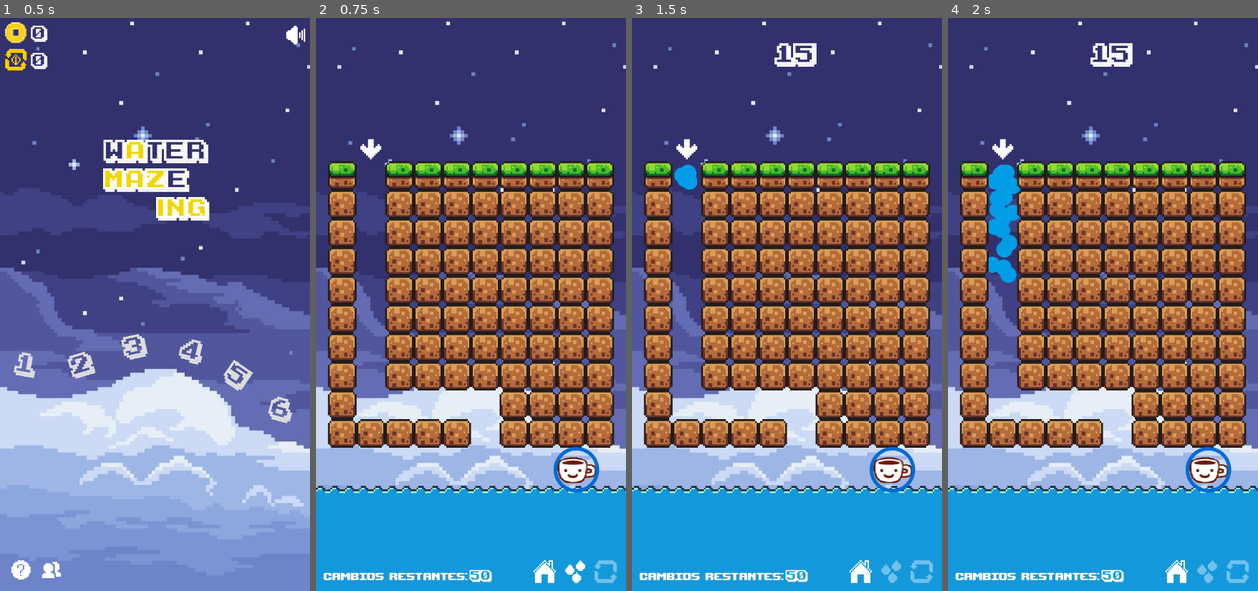
Above: before the commit, frames 1-4 (left to right).
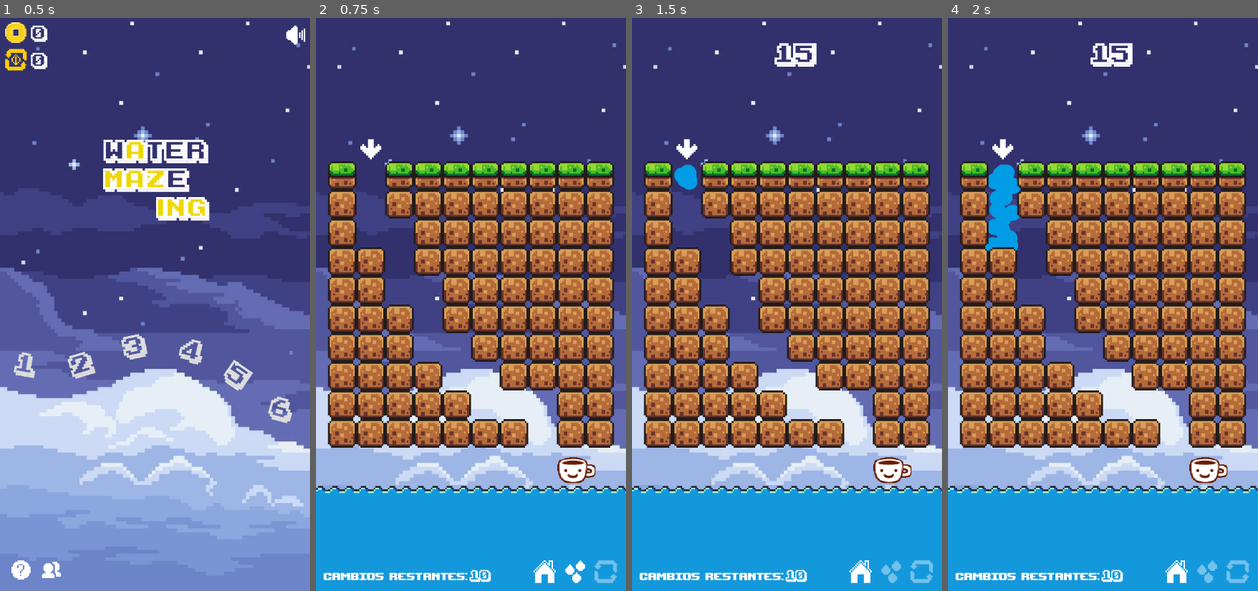
Above: after the commit, the same moments.

Repository: stchigel/WaterMazeIng
Game: Godot game, scene res://src/Main/main.tscn
Same seed, same stepped clock (60 frames per second), same inputs: the game is played once before the commit and once after it.
Inputs (mouse positions are in pixels of both pictures, inside the frame that each line leads up to):
- Up to frame 1 (0.5 s): no input
- Up to frame 2 (0.75 s): click "1" at 0.5 s
- Up to frame 3 (1.5 s): click (892, 573) at 1.25 s
- Up to frame 4 (2 s): no input

Frame 1 is identical in both runs. In frame 2, 10% of the frame differs, in the area x 12-92%, y 35-99%; in frame 3, 10%; in frame 4, 10%.
Error before the commit: Invalid access to property or key 'matrizSolucion' on a base object of type 'RefCounted (NivelData)'. (res://src/Game/game.gd:25)

Commit message:
Arregado un bug que rompía el juego, también mejorado el nivel 1

Diff:
--- a/scripts/waterGenerator.gd
+++ b/scripts/waterGenerator.gd
@@ -96,4 +96,4 @@
 	if body is RigidBody2D and objects.has(body):
 		objects.erase(body)
 		body.queue_free()
-		Global.aguaEnNivel-=1
+		#Global.aguaEnNivel-=1
--- a/src/Game/game.gd
+++ b/src/Game/game.gd
@@ -7,14 +7,12 @@
 var attrForce: float = 500
 var cantFPS = 60
 var cantAguaPorSegundo = 30
-var cantAguaParaGanar = 0.75
+var cantAguaParaGanar = 0.7
 
 var id: int
 var maxCambios: int
 var mapa: Array[Array]
-var matrizSolucion: Array[Array]
 var cantAgua: float
-var cantPistas: int
 var nivelData: NivelData
 
 func asignar_variables():
@@ -22,9 +20,7 @@
 	id=nivelData.id
 	maxCambios=nivelData.maxCambios
 	mapa=nivelData.mapa
-	matrizSolucion=nivelData.matrizSolucion
 	cantAgua=nivelData.cantAgua
-	cantPistas=nivelData.cantPistas
 
 var cambiosActual
 var pistasActual
@@ -44,7 +40,6 @@
 const CELL_SIZE := 60
 
 func _ready():
-	#Global.aguaEnNivel=0
 	Engine.physics_ticks_per_second = cantFPS
 	asignar_variables()
 	Global.aguaEnNivel=cantAgua*cantAguaPorSegundo
@@ -91,7 +86,7 @@
 	generar_grilla()
 
 func _process(delta: float) -> void:
-	$AguaRecibida.max_value = Global.aguaEnNivel*cantAguaParaGanar
+	#$AguaRecibida.max_value = Global.aguaEnNivel*cantAguaParaGanar
 	if $"Timer2".time_left > 0:
 		$"CountdownLabel".text = str(int(ceil($"Timer2".time_left)))
 
--- a/src/Main/main.gd
+++ b/src/Main/main.gd
@@ -7,17 +7,17 @@
 	else:
 		$Sonido.icon=load("res://assets/botones/mute.png")
 	niveles.append(NivelData.new(1, [
-	[1, 0, 1, 1, 1, 1, 1, 1, 1, 1],
-	[1, 0, 1, 1, 1, 1, 1, 1, 1, 1],
-	[1, 0, 1, 1, 1, 1, 1, 1, 1, 1],
-	[1, 0, 1, 1, 1, 1, 1, 1, 1, 1],
-	[1, 0, 1, 1, 1, 1, 1, 1, 1, 1],
-	[1, 0, 1, 1, 1, 1, 1, 1, 1, 1],
-	[1, 0, 1, 1, 1, 1, 1, 1, 1, 1],
-	[1, 0, 1, 1, 1, 1, 1, 1, 1, 1],
-	[1, 0, 0, 0, 0, 0, 1, 1, 1, 1],
-	[1, 1, 1, 1, 1, 0, 1, 1, 1, 1]
-	], 50, 4.0))
+  [1, 0, 1, 1, 1, 1, 1, 1, 1, 1],
+  [1, 0, 1, 1, 1, 1, 1, 1, 1, 1],
+  [1, 0, 0, 1, 1, 1, 1, 1, 1, 1],
+  [1, 1, 0, 1, 1, 1, 1, 1, 1, 1],
+  [1, 1, 0, 0, 1, 1, 1, 1, 1, 1],
+  [1, 1, 1, 0, 1, 1, 1, 1, 1, 1],
+  [1, 1, 1, 0, 0, 1, 1, 1, 1, 1],
+  [1, 1, 1, 1, 0, 0, 1, 1, 1, 1],
+  [1, 1, 1, 1, 1, 0, 0, 0, 1, 1],
+  [1, 1, 1, 1, 1, 1, 1, 0, 1, 1]
+], 10, 4.0))
 	niveles.append(NivelData.new(2, [
 	[1, 0, 1, 1, 1, 0, 1, 1, 0, 1],
 	[1, 0, 0, 0, 1, 0, 1, 0, 0, 0],
